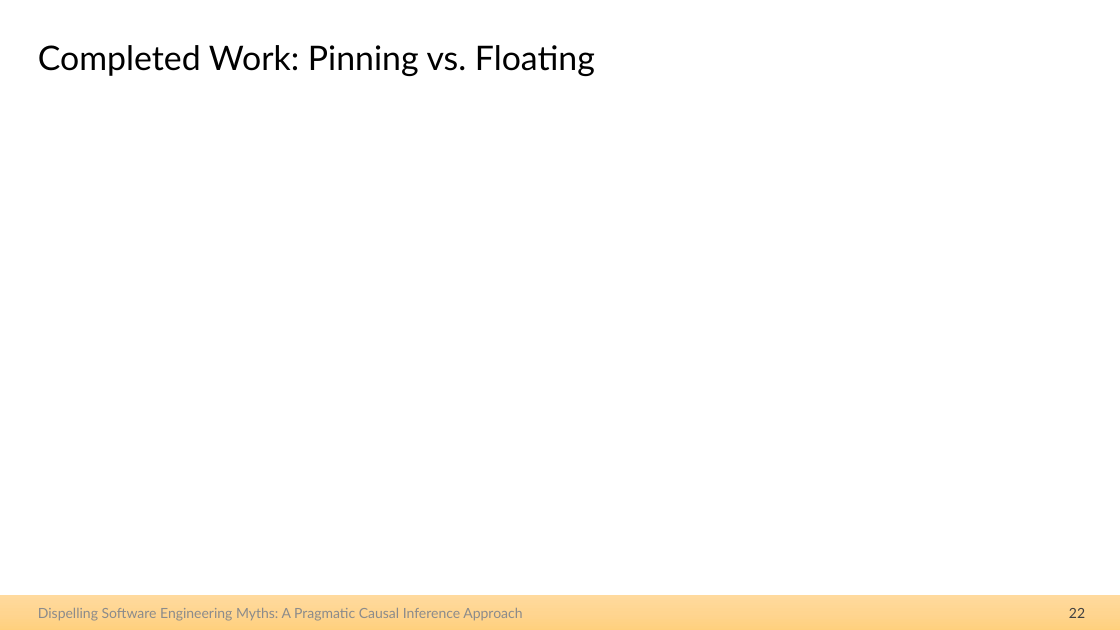
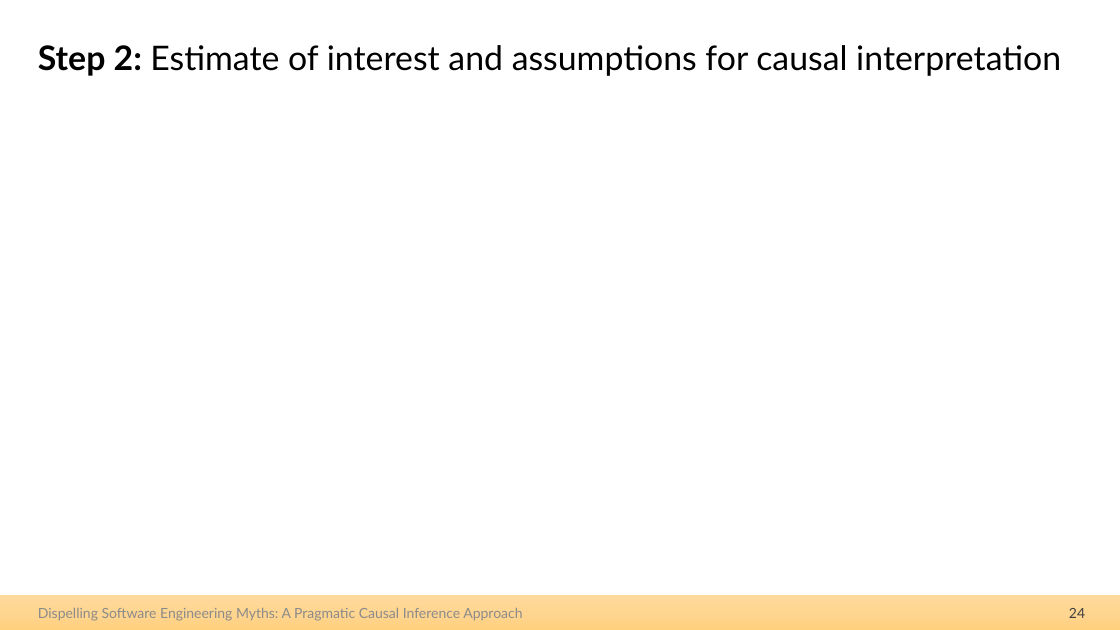
Before and after one commit to hehao98/Thesis, a slide deck: slide 24 of 2026.09.21-Thesis Defense.pptx (slide 22 before the commit). Drawn at 1120x630 pixels with LibreOffice and Linux fonts; fonts in the diff are those of the drawing; grey boxes stand for pictures. Boxes give left, top, right and bottom in pixels: in the first picture for what was removed or moved away, otherwise in the second. Text is boxed around its words. In the diff, an @@ line names an element or a change of style, - is before the commit and + after.

```diff
--- a/2026.09.21-Thesis Defense.pptx
+++ b/2026.09.21-Thesis Defense.pptx
@@ title at (x1=38, y1=45, x2=1061, y2=76): text changed @@
-Completed Work: Pinning vs. Floating
+Step 2: Estimate of interest and assumptions for causal interpretation
@@ page number at (x1=1069, y1=608, x2=1085, y2=618): text changed @@
-22
+24
```
Also in this commit, not shown: 9 other slides changed, 15 slides added, 5 slides removed.
